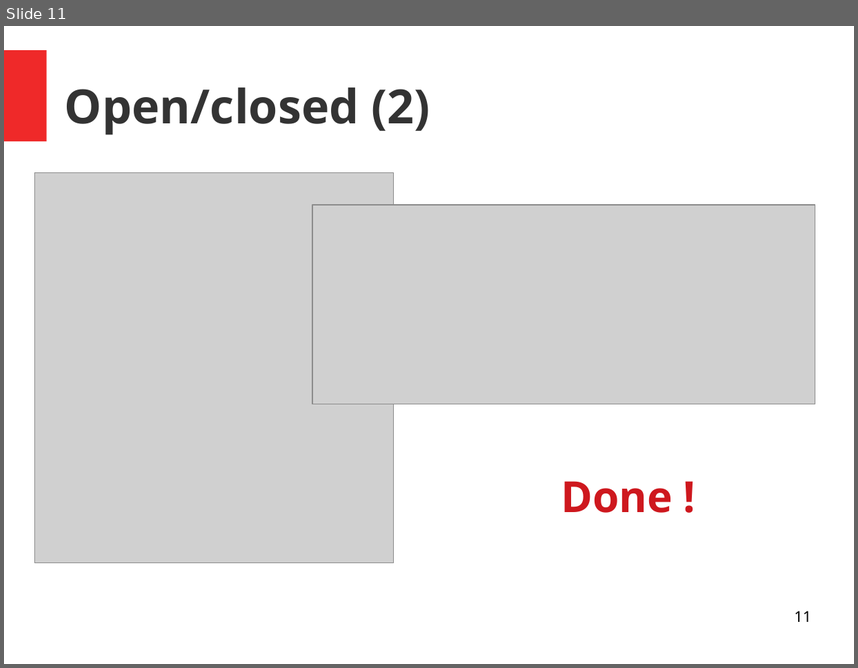
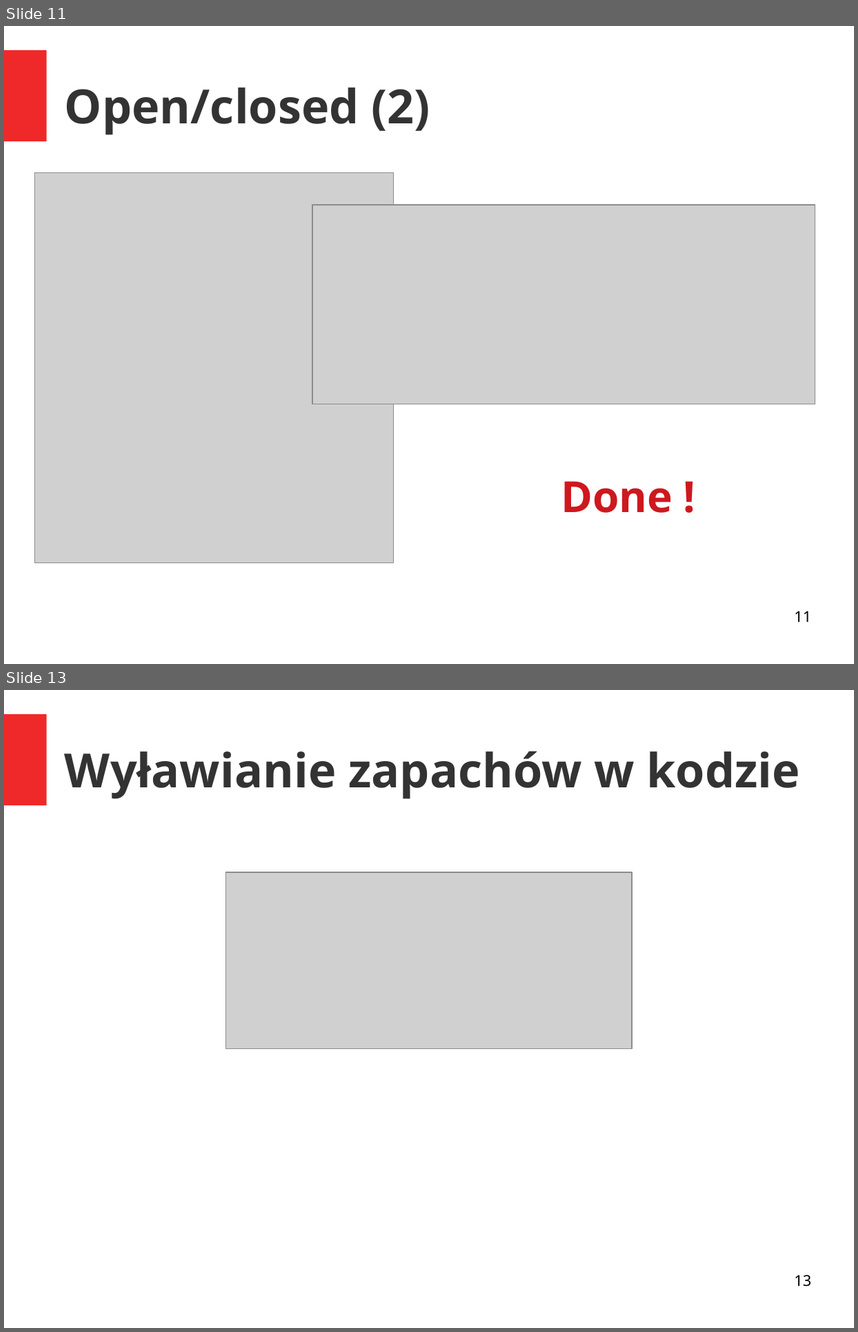
Before and after one commit to mmazepa/zjprog_egzamin, a slide deck: prezentacja/prezentacja.odp. Shown one above the other, each under a label of ours: slide 11 before the commit, slides 11 and 13 after it; the slides between them are not shown. The pictures are 858x668 and 858x1332 pixels, drawn with LibreOffice and Linux fonts; fonts in the diff are those of the drawing; grey boxes stand for pictures. Boxes give left, top, right and bottom in pixels: in the first picture for what was removed or moved away, otherwise in the second. Text is boxed around its words. In the diff, an @@ line names an element or a change of style, - is before the commit and + after.

```diff
--- a/prezentacja/prezentacja.odp
+++ b/prezentacja/prezentacja.odp
@@ slide 13 added at [4,690,854,1328], background #FFFFFF; not listed: 1 template element that a slide beside it also shows @@
@@ title added at [65,751,800,799], 44 pt, text #333333, bold @@
+Wyławianie zapachów w kodzie
@@ picture added at [226,872,632,1049] @@
@@ page number added at [794,1274,811,1286], 14 pt, text #000000 @@
+13
```
Also in this commit, not shown: 1 slide changed, 1 other slide added, 1 slide removed, 17 other files.
